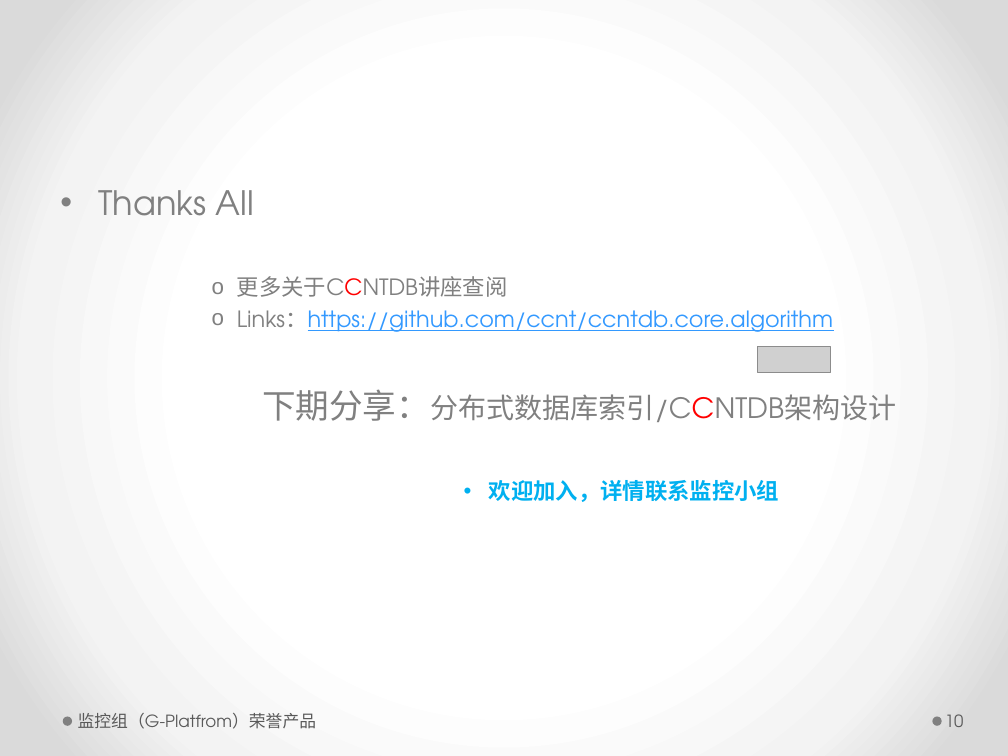
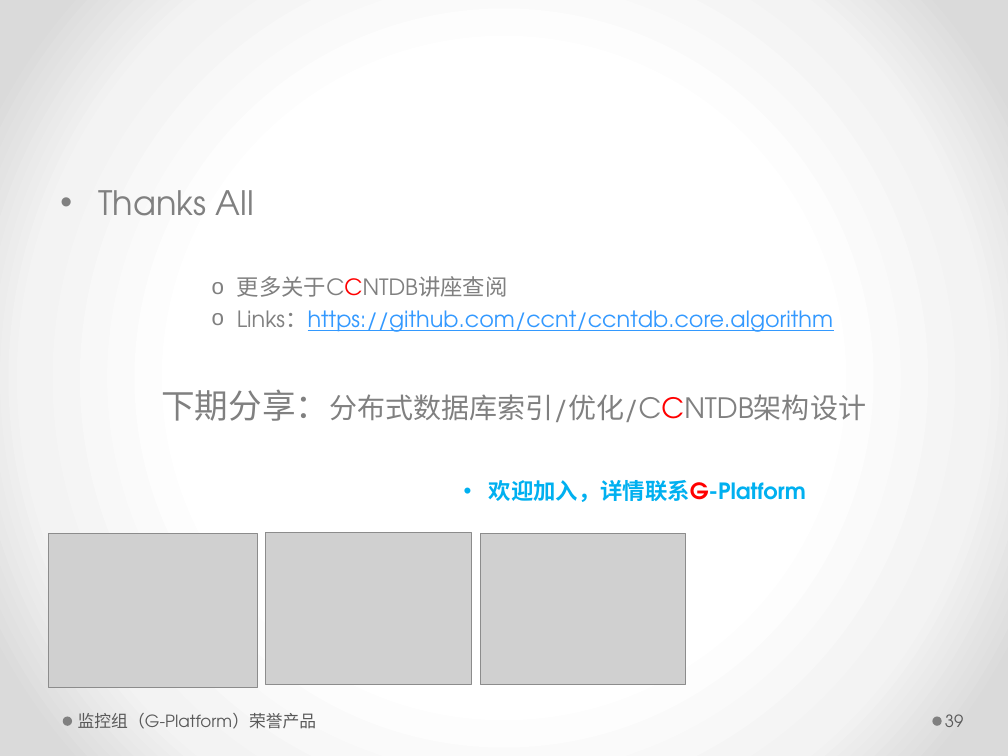
Before and after one commit to ccnt/ccntdb.core.algorithm, a slide deck: slide 39 of Algorithm/文档/ccntDB分布式数据库一致性问题.pptx (slide 10 before the commit). Drawn at 1008x756 pixels with LibreOffice and Linux fonts; fonts in the diff are those of the drawing; grey boxes stand for pictures. Boxes give left, top, right and bottom in pixels: in the first picture for what was removed or moved away, otherwise in the second. Text is boxed around its words. In the diff, an @@ line names an element or a change of style, - is before the commit and + after.

```diff
--- a/Algorithm/文档/ccntDB分布式数据库一致性问题.pptx
+++ b/Algorithm/文档/ccntDB分布式数据库一致性问题.pptx
@@ picture removed at bbox=[758, 347, 831, 373] @@
@@ text at bbox=[161, 389, 866, 502]: text changed @@
-下期分享：分布式数据库索引/CCNTDB架构设计
-                • 欢迎加入，详情联系监控小组
+下期分享：分布式数据库索引/优化/CCNTDB架构设计
+                • 欢迎加入，详情联系G-Platform
@@ picture added at bbox=[48, 533, 257, 687] @@
@@ picture added at bbox=[266, 532, 472, 684] @@
@@ picture added at bbox=[480, 533, 685, 684] @@
@@ text at bbox=[78, 713, 317, 729]: text changed @@
-监控组（G-Platfrom）荣誉产品
+监控组（G-Platform）荣誉产品
@@ page number at bbox=[945, 714, 964, 727]: text changed @@
-10
+39
```
Also in this commit, not shown: 9 other slides changed, 29 slides added.
